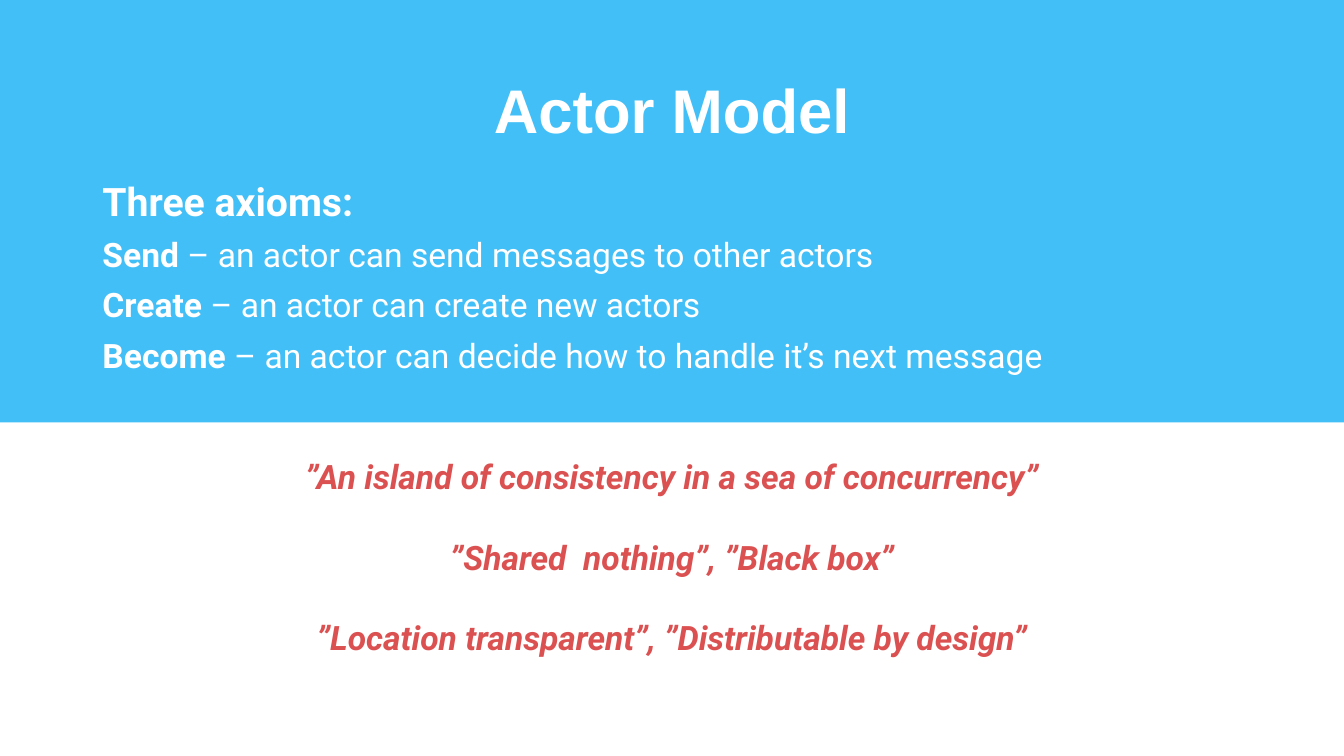
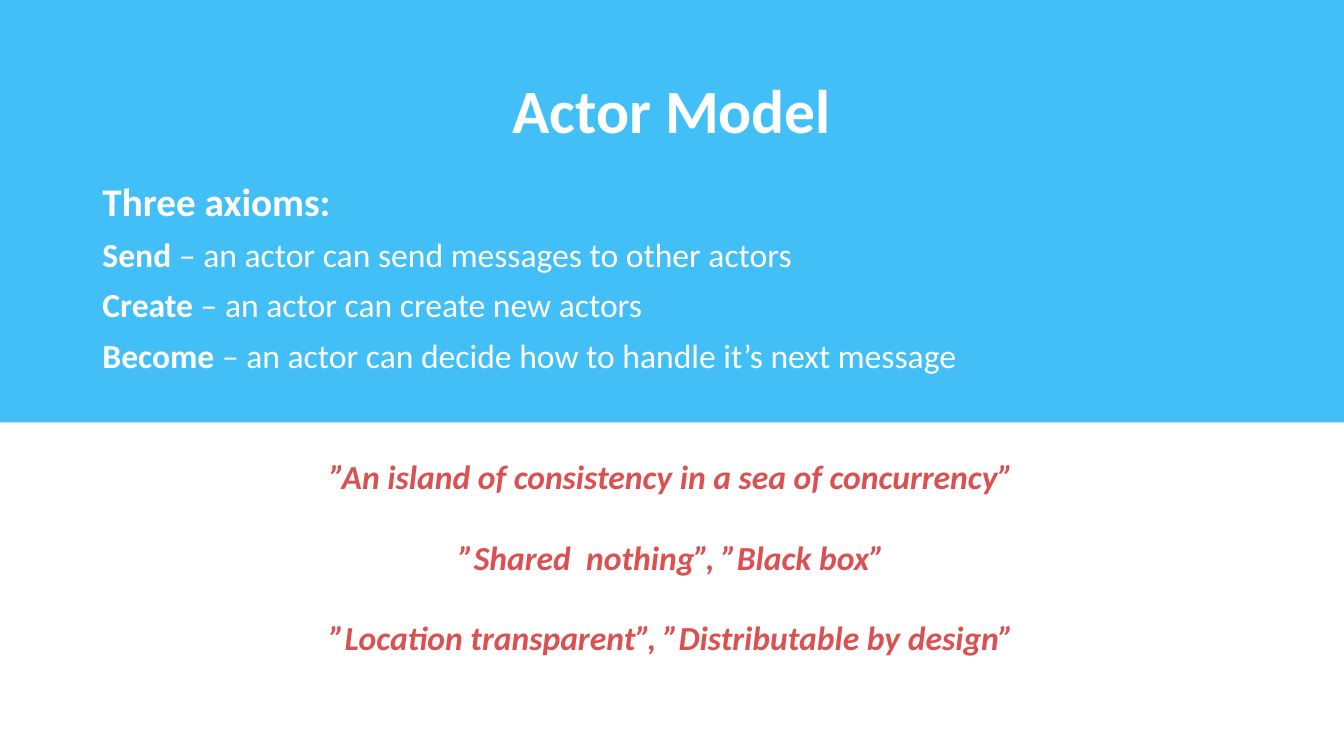
Before and after one commit to rogeralsing/Presentations, a slide deck: slide 2 of Swetugg/akka.pptx. Drawn at 1344x756 pixels with LibreOffice and Linux fonts; fonts in the diff are those of the drawing. Boxes give left, top, right and bottom in pixels: in the first picture for what was removed or moved away, otherwise in the second. Text is boxed around its words. In the diff, an @@ line names an element or a change of style, - is before the commit and + after.

Commit message:
fonts

```diff
--- a/Swetugg/akka.pptx
+++ b/Swetugg/akka.pptx
@@ title "Actor Model" at bbox=[512, 89, 831, 134]: font Arial to Calibri @@
@@ text "Three axioms:" at bbox=[102, 188, 956, 374]: font Roboto to Calibri @@
@@ text "”An island of consistency in ..." at bbox=[330, 465, 1014, 656]: font Roboto to Calibri @@
```
Also in this commit, not shown: 52 other slides changed.
